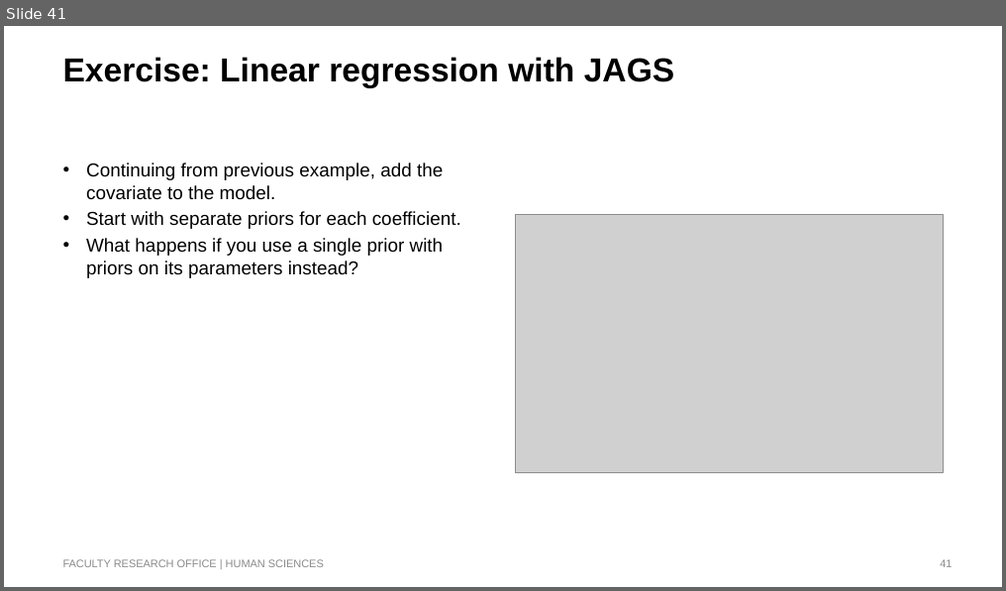
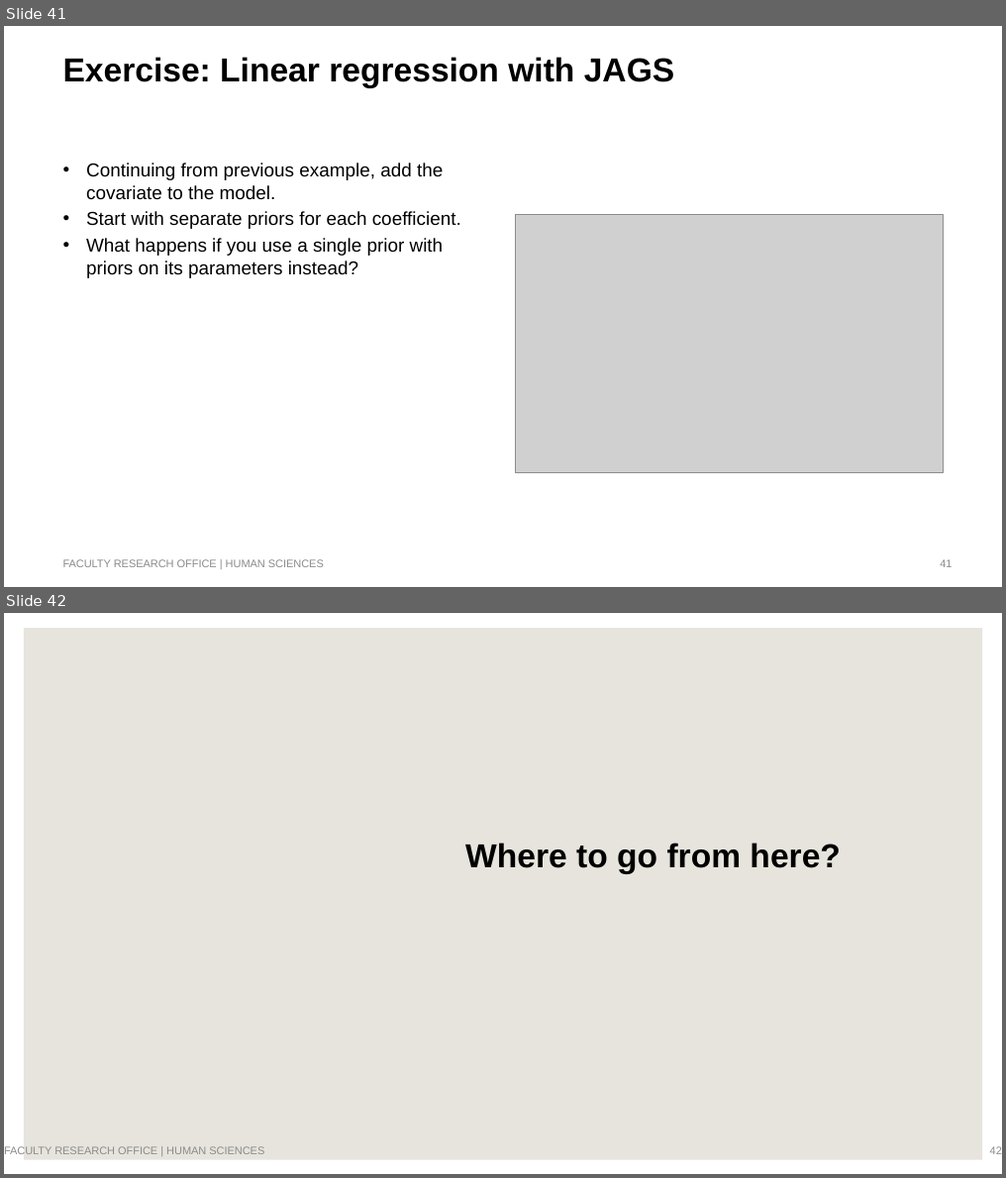
Before and after one commit to humburg/bayesian-data-analysis-in-r, a slide deck: Bayesian Data Analysis in R.pptx. Shown one above the other, each under a label of ours: slide 41 before the commit, slides 41 and 42 after it. The pictures are 1006x591 and 1006x1178 pixels, drawn with LibreOffice and Linux fonts; fonts in the diff are those of the drawing; grey boxes stand for pictures; background and template pictures are left out. Boxes give left, top, right and bottom in pixels: in the first picture for what was removed or moved away, otherwise in the second. Text is boxed around its words. In the diff, an @@ line names an element or a change of style, - is before the commit and + after.

```diff
--- a/Bayesian Data Analysis in R.pptx
+++ b/Bayesian Data Analysis in R.pptx
@@ slide 42 added at <box>4,613,1002,1174</box>, background #FFFFFF @@
@@ rectangle added at <box>24,628,982,1160</box>, fill #E6E4DC @@
@@ title added at <box>465,843,840,874</box>, 32 pt, text #000000, bold @@
+Where to go from here?
@@ text added at <box>4,1147,264,1155</box>, 10.5 pt, text #8C8C8C @@
+FACULTY RESEARCH OFFICE | HUMAN SCIENCES
@@ page number added at <box>990,1147,1002,1155</box>, 10.5 pt, text #8C8C8C @@
+42
```
Also in this commit, not shown: 2 slides changed, 1 other slide added.
